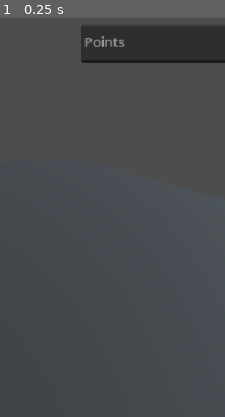
Above: before the commit, frame 1.
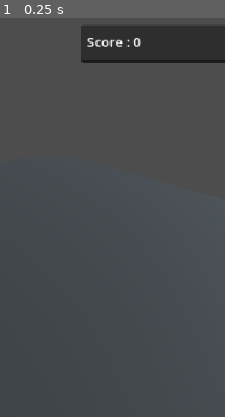
Above: after the commit, the same moment.

Repository: ESMA-NicolasR/face-snatcher
Game: Godot game, scene res://Alois/Scenes/TEST_face_snatcher.tscn
Two runs of this game, one before a commit and one after it. Both use one fixed random seed, a clock stepped at 60 frames per second and the inputs below.
Inputs:
- Up to frame 1 (0.25 s): no input
The pictures show only the part of the screen within x 39-89%, y 0-50%; the shares and areas given below are measured in that part.

The runs differ from the first frame. In frame 1, 0.4% of the frame differs, in the area x 37-63%, y 4-8%.

Commit message:
Face snitcher base gameplay

Diff:
--- a/Alois/Scenes/TEST_face_snatcher.tscn
+++ b/Alois/Scenes/TEST_face_snatcher.tscn
@@ -2,6 +2,7 @@
 
 [ext_resource type="Texture2D" uid="uid://dt1pwy1r8u4bx" path="res://Nicolas/clodo.png" id="1_60xjm"]
 [ext_resource type="Script" uid="uid://b0da7too51shs" path="res://Alois/Scripts/PNJ_Spawn_and_path.gd" id="2_3h7c1"]
+[ext_resource type="Script" uid="uid://bxmottpqr251" path="res://Alois/Scripts/Interface.gd" id="3_3h7c1"]
 
 [sub_resource type="BoxMesh" id="BoxMesh_1ptqf"]
 
@@ -73,21 +74,30 @@
 path_Left = NodePath("../Terrain_Mesh/Left Path3D")
 path_Right = NodePath("../Terrain_Mesh/Right Path3D")
 
-[node name="Control" type="Control" parent="." unique_id=556213673]
+[node name="UI" type="Control" parent="." unique_id=556213673 node_paths=PackedStringArray("score_label") groups=["UI"]]
 layout_mode = 3
 anchors_preset = 0
 offset_right = 539.0
 offset_bottom = 962.0
+script = ExtResource("3_3h7c1")
+score_label = NodePath("ScoreContainer/Score Label")
 
-[node name="ScoreText" type="TextEdit" parent="Control" unique_id=1726788413]
+[node name="ScoreContainer" type="TextEdit" parent="UI" unique_id=1726788413 groups=["ScoreLabel"]]
 layout_mode = 0
 offset_left = 308.0
 offset_top = 11.0
 offset_right = 528.0
 offset_bottom = 56.0
-placeholder_text = "Points"
 
-[node name="Button" type="Button" parent="Control" unique_id=119236727 groups=["Boutons_interaction"]]
+[node name="Score Label" type="Label" parent="UI/ScoreContainer" unique_id=1376001332 groups=["ScoreLabel"]]
+layout_mode = 0
+offset_left = 7.0
+offset_top = 8.0
+offset_right = 214.0
+offset_bottom = 39.0
+text = "Points"
+
+[node name="Face Steal Button" type="Button" parent="UI" unique_id=119236727 groups=["Boutons_interaction"]]
 visible = false
 layout_mode = 0
 offset_left = 391.0
@@ -98,3 +108,4 @@
 Vol visage"
 
 [connection signal="timeout" from="PNJ Spawn Timer" to="PNJ_Manager" method="_on_pnj_spawn_timer_timeout"]
+[connection signal="pressed" from="UI/Face Steal Button" to="UI" method="_on_face_steal_button_pressed"]
--- a/Alois/Scripts/Face_steal.gd
+++ b/Alois/Scripts/Face_steal.gd
@@ -1,30 +1,21 @@
 extends Node3D
 
-# Référence au bouton dans l'interface
-var bouton: Button
+var interface: Control
 
 func _ready() -> void:
-	# Récupérer le bouton via le groupe au lancement
-	bouton = get_tree().get_first_node_in_group("Boutons_interaction")
+	# On va chercher l'interface (adaptez le chemin selon votre scène)
+	# Si votre UI est dans un groupe "UI", c'est plus simple :
+	interface = get_tree().get_first_node_in_group("UI")
 
-	# Sécurité si le bouton n'est pas trouvé
-	if bouton:
-		bouton.hide()
+func _on_area_3d_body_entered(body: Node3D) -> void:
+	if body.is_in_group("Player"):
+		if interface:
+			# On dit à l'interface que c'est nous la cible
+			interface.enregistrer_cible(self)
+			interface.get_node("Face Steal Button").show()
 
-# Déclanché quand un corps entre dans la zone
-func _on_area_3d_body_entered(body: Node3D) -> void:
-	print("entrée collision")
-	# Vérifier si c'est bien le joueur qui est proche
+func _on_area_3d_body_exited(body: Node3D) -> void:
 	if body.is_in_group("Player"):
-		if bouton:
-			bouton.show()
-			print("Joueur proche : Bouton affiché")
-
-# Déclanché quand un corps sort de la zone
-func _on_area_3d_body_exited(body: Node3D) -> void:
-	print("sortie collision")
-	# Cacher le bouton quand le joueur s'éloigne
-	if body.is_in_group("Player"):
-		if bouton:
-			bouton.hide()
-			print("Joueur loin : Bouton caché")
+		if interface:
+			interface.retirer_cible()
+			interface.get_node("Face Steal Button").hide()
--- /dev/null
+++ b/Alois/Scripts/Interface.gd
@@ -0,0 +1,54 @@
+extends Control
+
+# Référence au label de score
+@export var score_label: Label
+
+var score: int = 0
+var clics_actuels: int = 0
+var pnj_actuel: Node3D = null # Garde en mémoire le PNJ proche
+
+func _ready():
+	# Initialiser le texte du score
+	print("Update score")
+	mettre_a_jour_score()
+
+# Fonction appelée par le PNJ quand on s'approche
+func enregistrer_cible(pnj):
+	print("Nouvelle cible à portée")
+	pnj_actuel = pnj
+	clics_actuels = 0 # On remet les clics à zéro pour ce nouveau PNJ
+
+# Fonction appelée par le PNJ quand on s'éloigne
+func retirer_cible():
+	print("Cible hors portée")
+	pnj_actuel = null
+	clics_actuels = 0
+
+func _on_face_steal_button_pressed() -> void:
+	if pnj_actuel != null:
+		clics_actuels += 1
+		print("Clic : ", clics_actuels)
+
+		# Si on atteint 5 clics
+		if clics_actuels >= 5:
+			detruire_pnj()
+
+func detruire_pnj():
+	# Ajouter un point au score
+	score += 1
+	print("Plus vivant")
+	mettre_a_jour_score()
+
+	# Détruire le PNJ (et son parent PathFollow3D)
+	if pnj_actuel:
+		# On remonte au parent car le script est sur le Mesh
+		# mais c'est le PathFollow3D qu'on veut supprimer
+		pnj_actuel.get_parent().queue_free()
+		print("pnj actuel trouvé")
+
+	# Cacher le bouton et nettoyer les références
+	pnj_actuel = null
+	get_node("Face Steal Button").hide()
+
+func mettre_a_jour_score():
+	score_label.text = "Score : " + str(score)
--- a/project.godot
+++ b/project.godot
@@ -22,6 +22,10 @@
 window/stretch/mode="canvas_items"
 window/handheld/orientation=1
 
+[global_group]
+
+ScoreLabel=""
+
 [input_devices]
 
 pointing/emulate_touch_from_mouse=true
Not shown, added: Alois/Scripts/Interface.gd.uid
